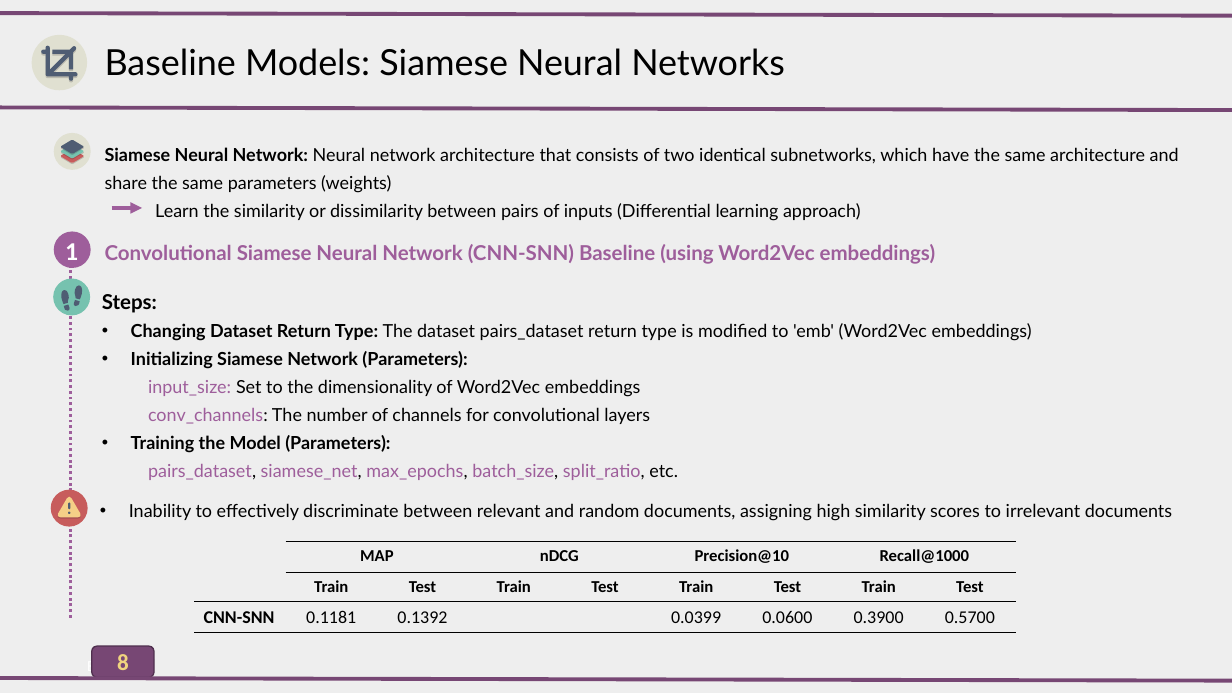
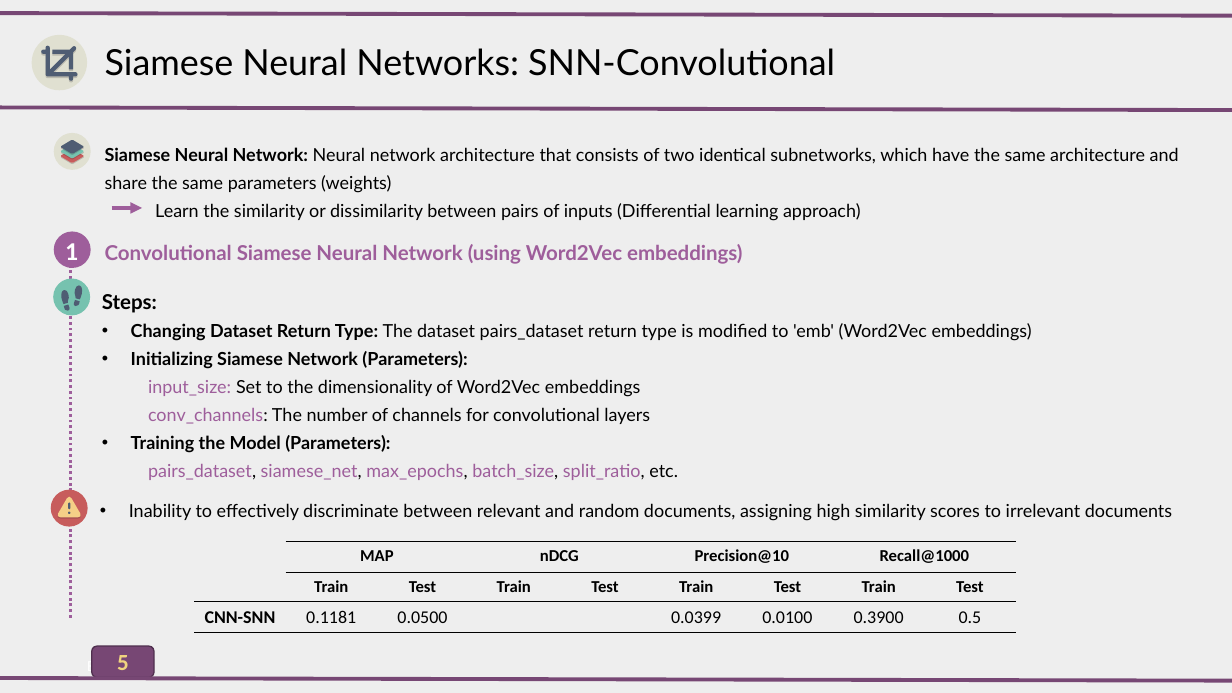
Before and after one commit to AlirezaAccelerates/IR_DSI_project, a slide deck: slide 5 of D/[P] Information Retrieval Project.pptx (slide 8 before the commit). Drawn at 1232x693 pixels with LibreOffice and Linux fonts; fonts in the diff are those of the drawing. Boxes give left, top, right and bottom in pixels: in the first picture for what was removed or moved away, otherwise in the second. Text is boxed around its words. In the diff, an @@ line names an element or a change of style, - is before the commit and + after.

```diff
--- a/D/[P] Information Retrieval Project.pptx
+++ b/D/[P] Information Retrieval Project.pptx
@@ text at box(105, 48, 835, 76): text changed @@
-Baseline Models: Siamese Neural Networks
+Siamese Neural Networks: SNN-Convolutional
@@ text at box(105, 244, 742, 264): text changed @@
-Convolutional Siamese Neural Network (CNN-SNN) Baseline (using Word2Vec embeddings)
+Convolutional Siamese Neural Network (using Word2Vec embeddings)
@@ table at box(194, 542, 1018, 632) @@
-row 3: CNN-SNN | 0.1181 | 0.1392 |  |  | 0.0399 | 0.0600 | 0.3900 | 0.5700
+row 3: CNN-SNN | 0.1181 | 0.0500 |  |  | 0.0399 | 0.0100 | 0.3900 | 0.5
@@ alignment left to centre @@
@@ text in rounded rectangle at box(117, 655, 129, 670): text changed @@
-8
+5
```
Also in this commit, not shown: 9 other slides changed, 1 slide added, 7 slides removed, 1 other file.
